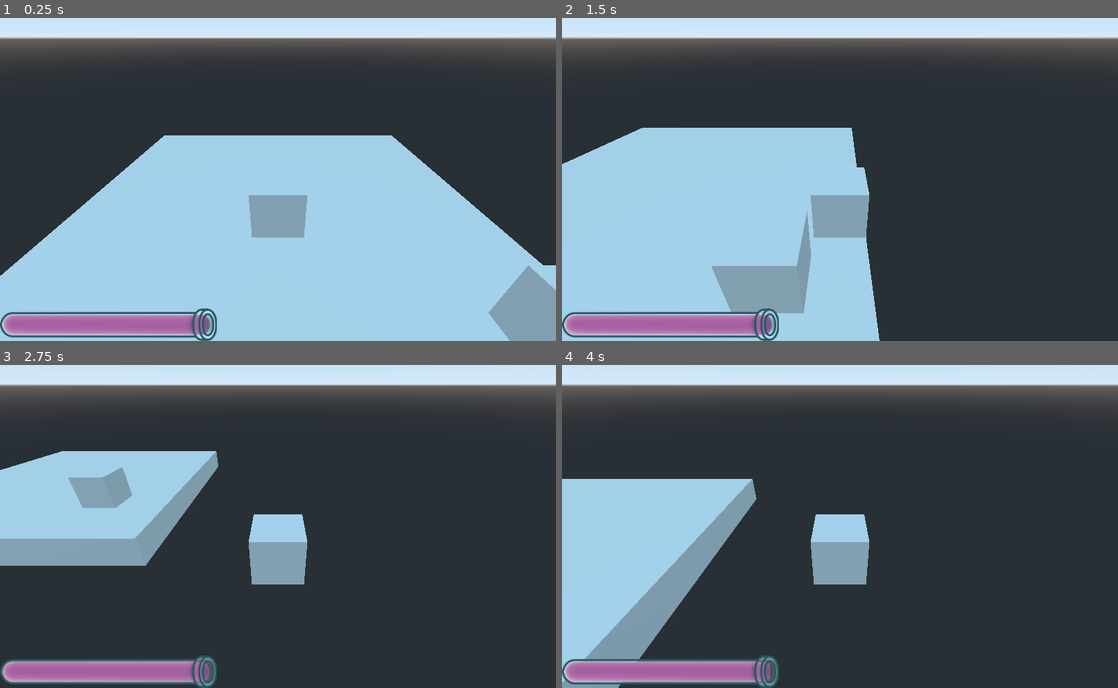
Above: before the commit, frames 1-4 (two rows, left to right).
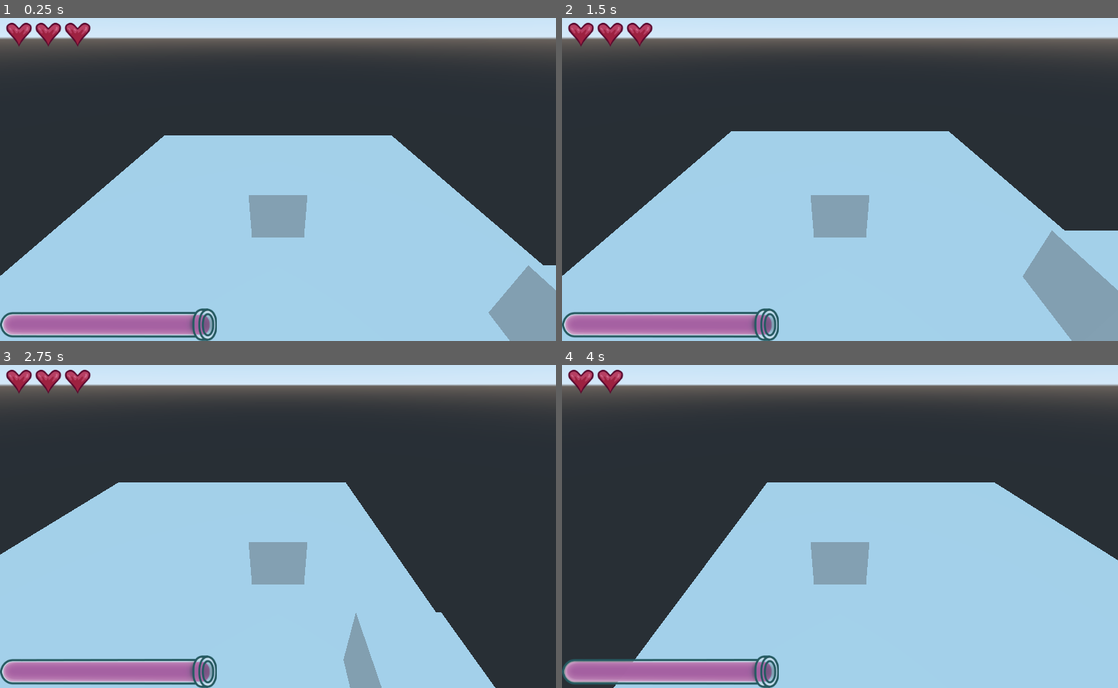
Above: after the commit, the same moments.

Repository: JoonasHeinonen/dynamite-sam-mine
Game: Godot game, scene res://scenes/levels/Main.tscn
Same seed, same stepped clock (60 frames per second), same inputs: the game is played once before the commit and once after it.
Inputs:
- Up to frame 1 (0.25 s): no input
- Up to frame 2 (1.5 s): tap Enter (ui_accept) at 0.5, 0.6 s; hold D (ui_right) 0.53-1.28 s; tap Space (ui_jump, bound only after the commit) at 0.77, 0.8, 1.07, 1.35 s; hold S (ui_down) from 1.28 s (still down)
- Up to frame 3 (2.75 s): tap Space (ui_jump, bound only after the commit) at 1.52, 1.82, 2.3 s; tap Enter (ui_accept) at 1.55, 2.1 s; release S (ui_down) at 2.03 s; hold D (ui_right) from 2.03 s (still down)
- Up to frame 4 (4 s): release D (ui_right) at 2.78 s; hold W (ui_up) 2.78-3.53 s; tap Enter (ui_accept) at 2.85 s; tap Space (ui_jump, bound only after the commit) at 3.02, 3.32, 3.6, 3.77 s; hold A (ui_left) from 3.53 s (still down)

The runs differ from the first frame. In frame 1, 0.6% of the frame differs, in the area x 1-17%, y 1-9%; in frame 2, 33%; in frame 3, 45%; in frame 4, 57%, in the area x 0-100%, y 1-100%.

Commit message:
feature/health-system: Added the proper health system and quick game over.

Diff:
--- a/project.godot
+++ b/project.godot
@@ -20,6 +20,13 @@
 
 [input]
 
+ui_accept={
+"deadzone": 0.5,
+"events": [ Object(InputEventKey,"resource_local_to_scene":false,"resource_name":"","device":0,"alt":false,"shift":false,"control":false,"meta":false,"command":false,"pressed":false,"scancode":16777221,"physical_scancode":0,"unicode":0,"echo":false,"script":null)
+, Object(InputEventKey,"resource_local_to_scene":false,"resource_name":"","device":0,"alt":false,"shift":false,"control":false,"meta":false,"command":false,"pressed":false,"scancode":16777222,"physical_scancode":0,"unicode":0,"echo":false,"script":null)
+, Object(InputEventJoypadButton,"resource_local_to_scene":false,"resource_name":"","device":0,"button_index":0,"pressure":0.0,"pressed":false,"script":null)
+ ]
+}
 ui_left={
 "deadzone": 0.5,
 "events": [ Object(InputEventKey,"resource_local_to_scene":false,"resource_name":"","device":0,"alt":false,"shift":false,"control":false,"meta":false,"command":false,"pressed":false,"scancode":65,"physical_scancode":0,"unicode":0,"echo":false,"script":null)
@@ -44,6 +51,11 @@
 , Object(InputEventJoypadButton,"resource_local_to_scene":false,"resource_name":"","device":0,"button_index":13,"pressure":0.0,"pressed":false,"script":null)
  ]
 }
+ui_jump={
+"deadzone": 0.5,
+"events": [ Object(InputEventKey,"resource_local_to_scene":false,"resource_name":"","device":0,"alt":false,"shift":false,"control":false,"meta":false,"command":false,"pressed":false,"scancode":32,"physical_scancode":0,"unicode":0,"echo":false,"script":null)
+ ]
+}
 
 [physics]
 
--- a/scenes/Player/Player.tscn
+++ b/scenes/Player/Player.tscn
@@ -39,21 +39,21 @@
 margin_right = 1024.0
 margin_bottom = 600.0
 
+[node name="HeartContainer" type="HBoxContainer" parent="PlayerUI"]
+margin_left = 10.0
+margin_top = 10.0
+margin_right = 1014.0
+margin_bottom = 60.0
+
 [node name="VBoxContainer" type="VBoxContainer" parent="PlayerUI"]
 margin_right = 1024.0
 margin_bottom = 600.0
 alignment = 2
 
-[node name="HBoxContainer" type="VBoxContainer" parent="PlayerUI/VBoxContainer"]
-self_modulate = Color( 1, 1, 1, 0 )
+[node name="LampOil" type="TextureProgress" parent="PlayerUI/VBoxContainer"]
 margin_top = 540.0
 margin_right = 1024.0
 margin_bottom = 600.0
-alignment = 1
-
-[node name="LampOil" type="TextureProgress" parent="PlayerUI/VBoxContainer/HBoxContainer"]
-margin_right = 1024.0
-margin_bottom = 60.0
 value = 100.0
 texture_over = ExtResource( 3 )
 texture_progress = ExtResource( 4 )
@@ -61,4 +61,4 @@
 [connection signal="body_entered" from="InteractRadius" to="InteractRadius" method="_on_InteractRadius_body_entered"]
 [connection signal="body_exited" from="InteractRadius" to="InteractRadius" method="_on_InteractRadius_body_exited"]
 [connection signal="timeout" from="LampOilTimer" to="." method="_on_LampOilTimer_timeout"]
-[connection signal="value_changed" from="PlayerUI/VBoxContainer/HBoxContainer/LampOil" to="." method="_on_LampOil_value_changed"]
+[connection signal="value_changed" from="PlayerUI/VBoxContainer/LampOil" to="." method="_on_LampOil_value_changed"]
--- /dev/null
+++ b/scenes/UI/Heart.tscn
@@ -0,0 +1,11 @@
+[gd_scene load_steps=2 format=2]
+
+[ext_resource path="res://resources/images/ui/heart.png" type="Texture" id=1]
+
+[node name="Heart" type="TextureRect"]
+anchor_right = 1.0
+anchor_bottom = 1.0
+margin_right = -974.0
+margin_bottom = -550.0
+rect_min_size = Vector2( 50, 50 )
+texture = ExtResource( 1 )
--- a/src/scripts/player/player.gd
+++ b/src/scripts/player/player.gd
@@ -1,13 +1,17 @@
 extends KinematicBody
+
+const MAX_HEALTH 			= 10
 
 export var speed : float  	= 0
 
+onready var heart 			= preload("res://scenes/UI/Heart.tscn")
 onready var interact_radius = $InteractRadius
-onready var lamp_oil_ui 	= $PlayerUI/VBoxContainer/HBoxContainer/LampOil
+onready var lamp_oil_ui 	= $PlayerUI/VBoxContainer/LampOil
+onready var heart_container = $PlayerUI/HeartContainer
 
 # In-game player-specific variables
 var player_lamp_oil : float = 100.0
-var player_health : int 	= 10
+var player_health : int 	= 3
 var player_start : bool 	= true
 var player_game_over : bool = false
 var player_inv : Array		= []
@@ -18,6 +22,9 @@
 
 # Called when the node enters the scene tree for the first time.
 func _ready():
+	for i in player_health:
+		var hrt = heart.instance()
+		heart_container.add_child(hrt)
 	interactables = interact_radius.interactables
 
 # Called every frame. 'delta' is the elapsed time since the previous frame.
@@ -31,7 +38,16 @@
 	walk(-5, "z") if (Input.is_action_pressed("ui_up"))    else stop_player()
 	if (Input.is_action_just_pressed("ui_accept")):
 		print(interactables)
+	if (Input.is_action_just_pressed("ui_jump")):
+		player_health -= 1
+		clean_hearts()
+		for i in player_health:
+			var hrt = heart.instance()
+			heart_container.add_child(hrt)
 
+	# Game over if player has no health.
+	if (player_health == 0 || player_lamp_oil <= 0) : player_game_over = true
+	if (player_game_over) : get_tree().reload_current_scene()
 	move_and_slide(velocity, Vector3.UP)
 
 # Walking functionality.
@@ -50,10 +66,17 @@
 	velocity.x = lerp(velocity.x, 0, 0.01)
 	velocity.z = lerp(velocity.z, 0, 0.01)
 
+# Clear all the existing hearts before re-drawing the hearts.
+func clean_hearts():
+	for c in heart_container.get_children():
+		heart_container.remove_child(c)
+		c.queue_free()
+
 # Decrease the lamp oil value by half second.
 func _on_LampOilTimer_timeout():
-	player_lamp_oil -= 0.5 if player_lamp_oil > 0 else get_tree().reload_current_scene()
+	# Decrease the lamp oil by the time.
+	if player_lamp_oil > 0 : player_lamp_oil -= 5
 	lamp_oil_ui.value = player_lamp_oil
 
 func _on_LampOil_value_changed(value):
-	print(lamp_oil_ui.value)
+	pass # print(lamp_oil_ui.value)
--- a/src/scripts/player/player_ui.gd
+++ /dev/null
@@ -1,5 +0,0 @@
-extends Control
-
-# Called when the node enters the scene tree for the first time.
-func _ready():
-	pass # Replace with function body.
Binary file added: resources/images/ui/heart.png
Not shown, added: resources/images/ui/heart.png.import
